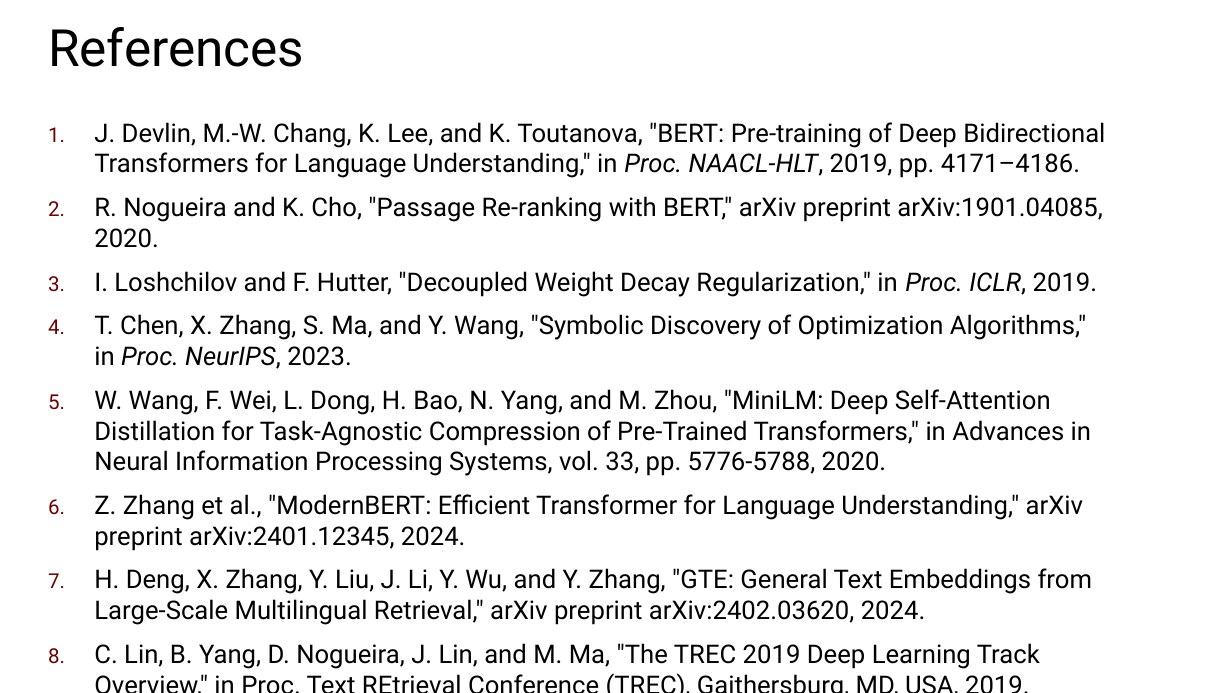
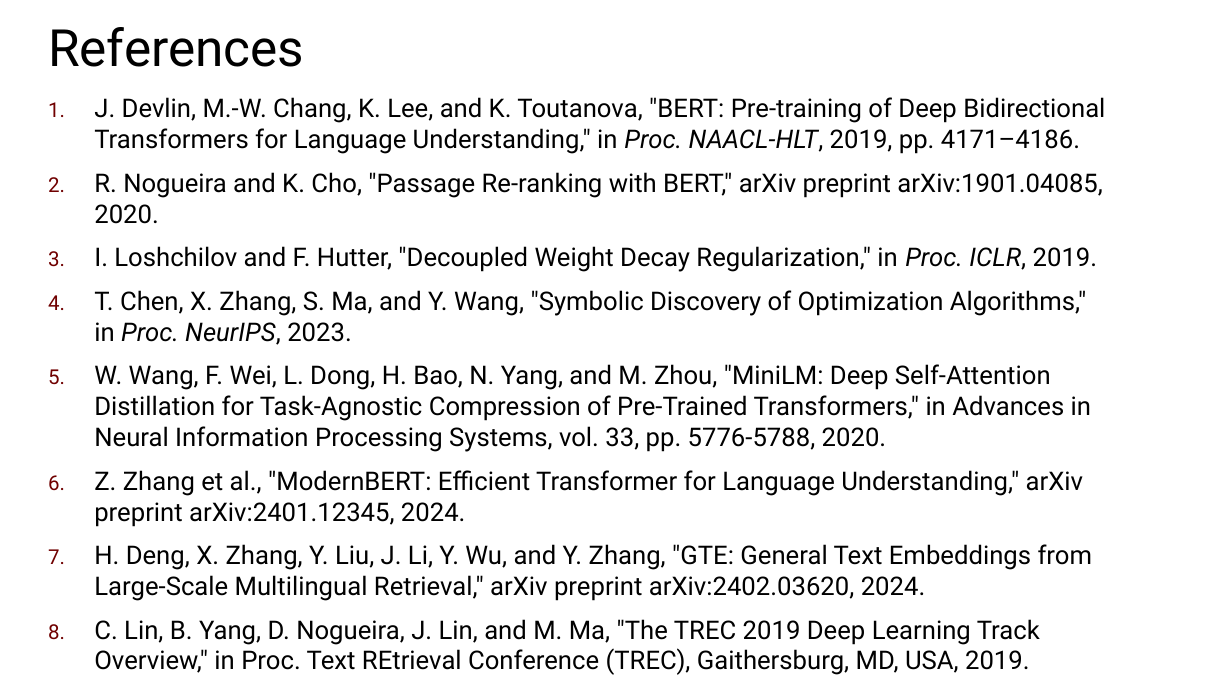
Before and after one commit to skfrost19/cross-encoder-modal, a slide deck: slide 27 of cross_encoder/thesis/Thesis_presentation.pptx. Drawn at 1232x693 pixels with LibreOffice and Linux fonts; fonts in the diff are those of the drawing. Boxes give left, top, right and bottom in pixels: in the first picture for what was removed or moved away, otherwise in the second. Text is boxed around its words. In the diff, an @@ line names an element or a change of style, - is before the commit and + after.

```diff
--- a/cross_encoder/thesis/Thesis_presentation.pptx
+++ b/cross_encoder/thesis/Thesis_presentation.pptx
@@ text "J. Devlin, M.-W. Chang, K. ..." rewrapped from (x1=94, y1=122, x2=1105, y2=669) to (x1=94, y1=97, x2=1105, y2=675) @@
```
Also in this commit, not shown: 2 other slides changed, 1 other file.
